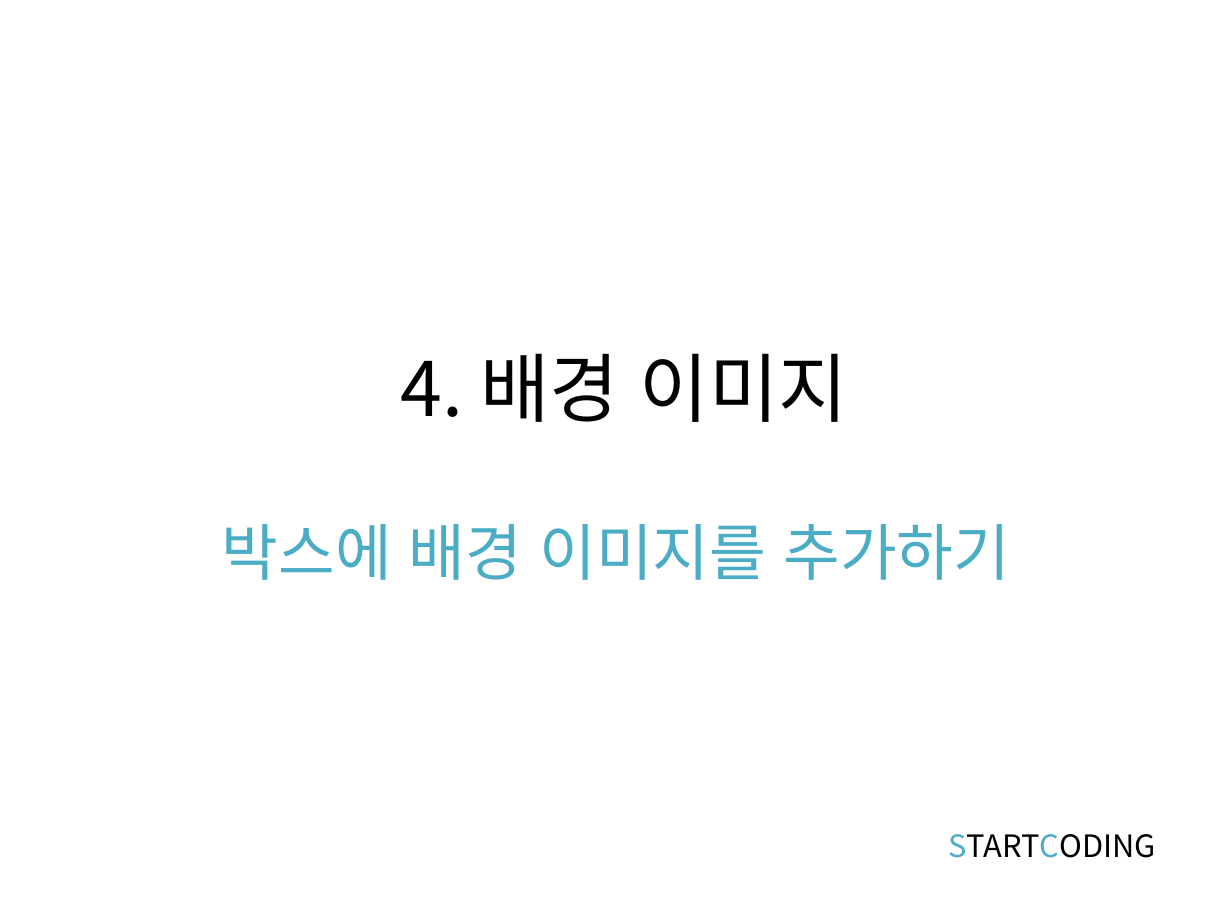
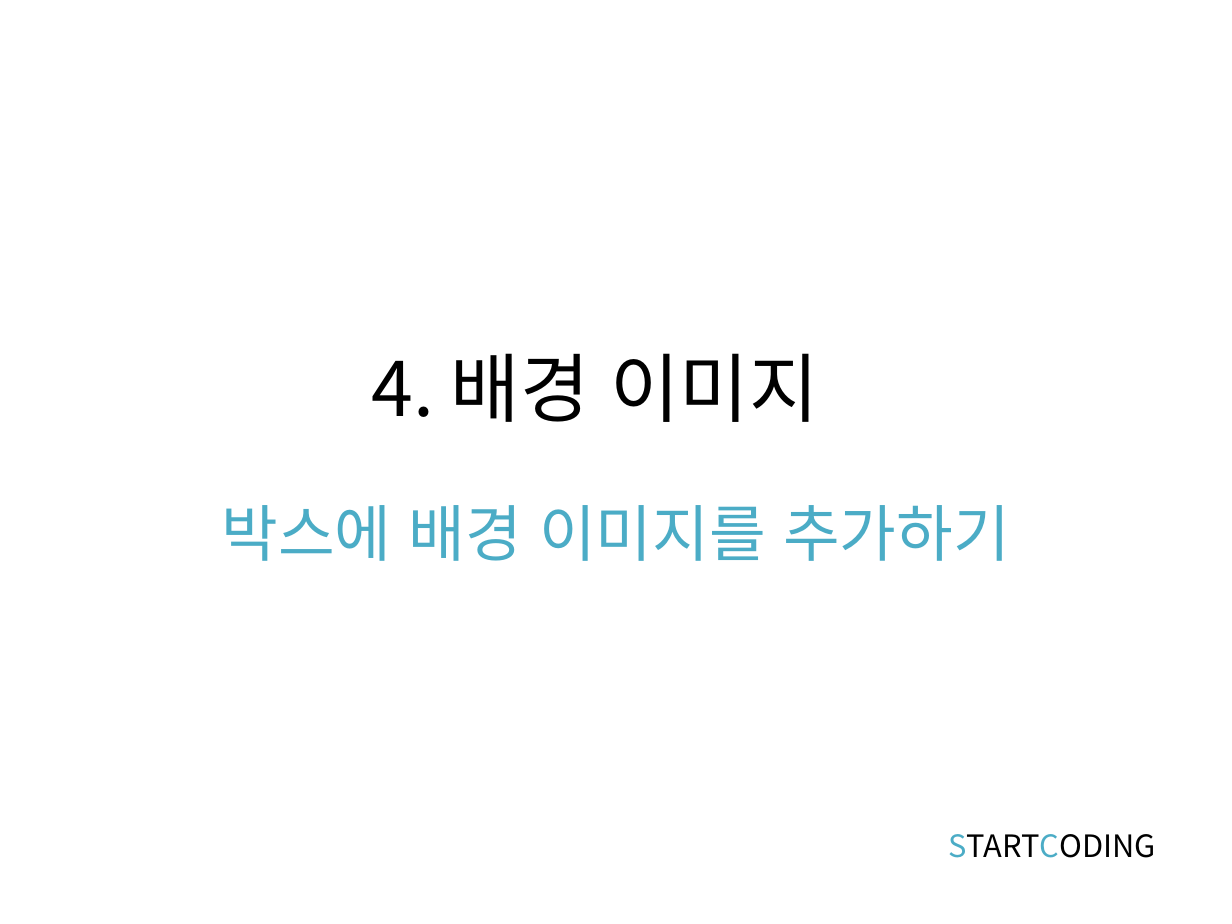
Before and after one commit to kwonkijun/web, a slide deck: slide 11 of 프론트엔드기초(PPT)/CSS3 4강_CSS 박스모델_part2.pptx. Drawn at 1232x924 pixels with LibreOffice and Linux fonts; fonts in the diff are those of the drawing. Boxes give left, top, right and bottom in pixels: in the first picture for what was removed or moved away, otherwise in the second. Text is boxed around its words. In the diff, an @@ line names an element or a change of style, - is before the commit and + after.

```diff
--- a/프론트엔드기초(PPT)/CSS3 4강_CSS 박스모델_part2.pptx
+++ b/프론트엔드기초(PPT)/CSS3 4강_CSS 박스모델_part2.pptx
@@ title "4. 배경 이미지": place and size @@
-title "4. 배경 이미지" at (401, 353, 848, 422)
+title "4. 배경 이미지" at (371, 353, 819, 422)
@@ text "박스에 배경 이미지를 추가하기": place and size @@
-text "박스에 배경 이미지를 추가하기" at (222, 524, 1011, 580)
+text "박스에 배경 이미지를 추가하기" at (221, 505, 1010, 561)
```
Also in this commit, not shown: 3 other slides changed, 4 slides removed, 34 other files.
